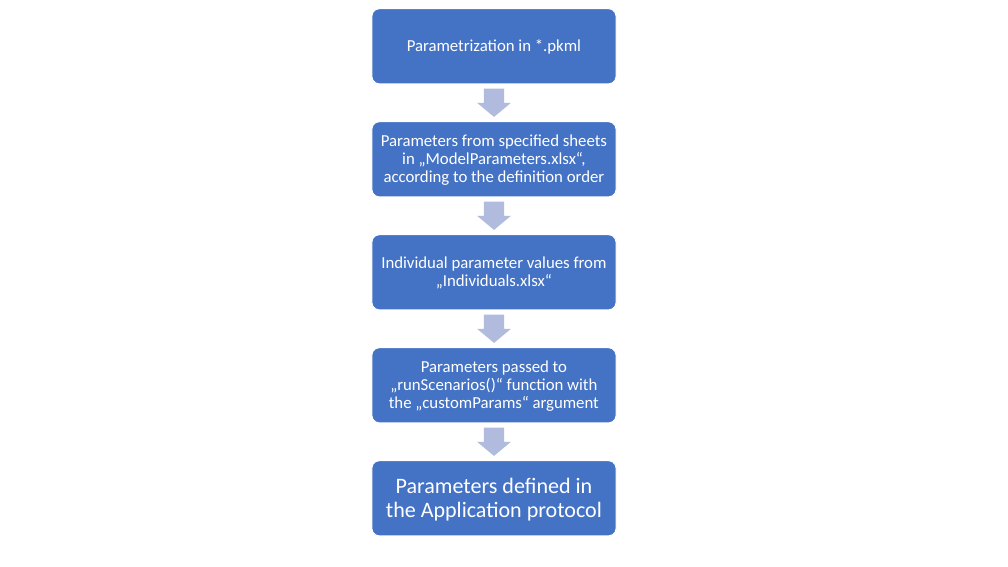
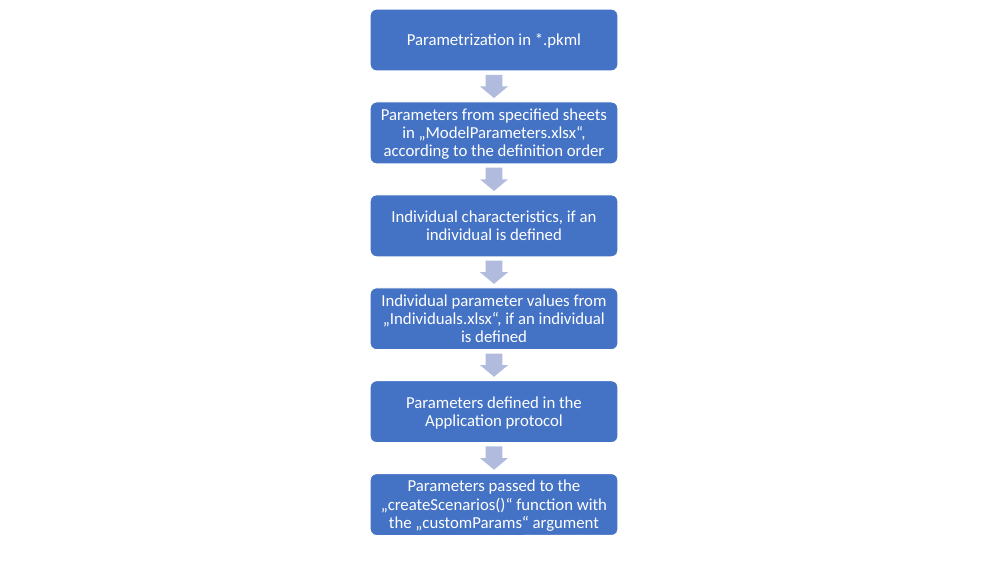
Before and after one commit to esqLABS/esqlabsR, a slide deck: slide 2 of vignettes/Workflow_scheme.pptx. Drawn at 1008x567 pixels with LibreOffice and Linux fonts; fonts in the diff are those of the drawing. Boxes give left, top, right and bottom in pixels: in the first picture for what was removed or moved away, otherwise in the second. Text is boxed around its words. In the diff, an @@ line names an element or a change of style, - is before the commit and + after.

Commit message:
- User-defined parameters passed to the `createScenarios()` or `Scenario$new()` in the `customParams` argument are applied last. Up to this version, they were overwritten by the administration protocol (\#817)
- Update vignette
- Update workflow scheme source (pptx)
- Remove not used figures from vignettes

```diff
--- a/vignettes/Workflow_scheme.pptx
+++ b/vignettes/Workflow_scheme.pptx
@@ rounded rectangle: place and size @@
-rounded rectangle at [372,8,616,84]
+rounded rectangle at [371,9,619,71]
@@ text "Parametrization in *.pkml": place and size @@
-text "Parametrization in *.pkml" at [407,39,581,54]
+text "Parametrization in *.pkml" at [407,33,581,48]
@@ right arrow: place and size @@
-right arrow at [477,89,511,117]
+right arrow at [480,75,508,98]
@@ rounded rectangle: place and size @@
-rounded rectangle at [372,122,616,197]
+rounded rectangle at [371,102,619,164]
@@ text "Parameters from specified sheets in ...": place and size @@
-text "Parameters from specified sheets in ..." at [381,134,607,185]
+text "Parameters from specified sheets in ..." at [381,108,607,159]
@@ right arrow: place and size @@
-right arrow at [477,202,511,230]
+right arrow at [480,168,508,191]
@@ rounded rectangle: place and size @@
-rounded rectangle at [372,234,616,310]
+rounded rectangle at [371,195,619,257]
@@ text added at [391,210,597,240], 16 pt, text #FFFFFF @@
+Individual characteristics, if an individual is defined
@@ right arrow added at [480,261,508,284], fill #B0BCDE @@
@@ rounded rectangle added at [371,288,619,350], fill #4472C4, outline #FFFFFF 1 pt @@
@@ text at [381,294,607,342]: text changed @@
-Individual parameter values from „Individuals.xlsx“
+Individual parameter values from „Individuals.xlsx“, if an individual is defined
@@ right arrow: place and size @@
-right arrow at [477,315,511,343]
+right arrow at [480,354,508,377]
@@ rounded rectangle: place and size @@
-rounded rectangle at [372,348,616,423]
+rounded rectangle at [371,381,619,443]
@@ text "Parameters defined in the Application ...": place and size @@
-text "Parameters defined in the Application ..." at [386,477,602,521]
+text "Parameters defined in the Application ..." at [406,396,582,429]
@@ text "Parameters defined in the Application ..." at [406,396,582,429]: size 21 to 16 pt; less space between paragraphs @@
@@ right arrow: place and size @@
-right arrow at [477,428,511,456]
+right arrow at [480,447,508,470]
@@ rounded rectangle: place and size @@
-rounded rectangle at [372,461,616,536]
+rounded rectangle at [371,473,619,535]
@@ text at [381,479,607,531]: text changed @@
-Parameters passed to „runScenarios()“ function with the „customParams“ argument
+Parameters passed to the „createScenarios()“ function with the „customParams“ argument
```
Also in this commit, not shown: 13 other files.
